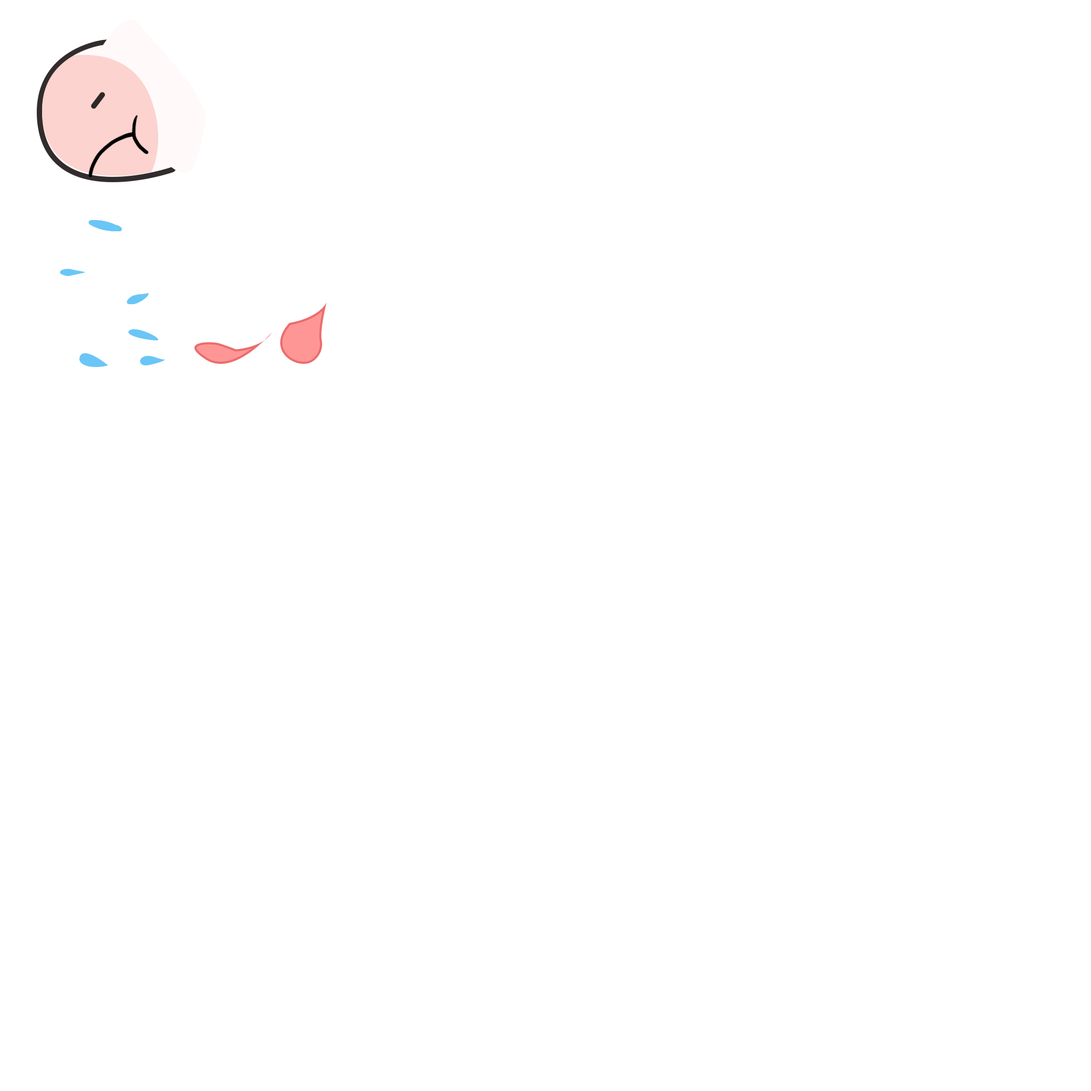
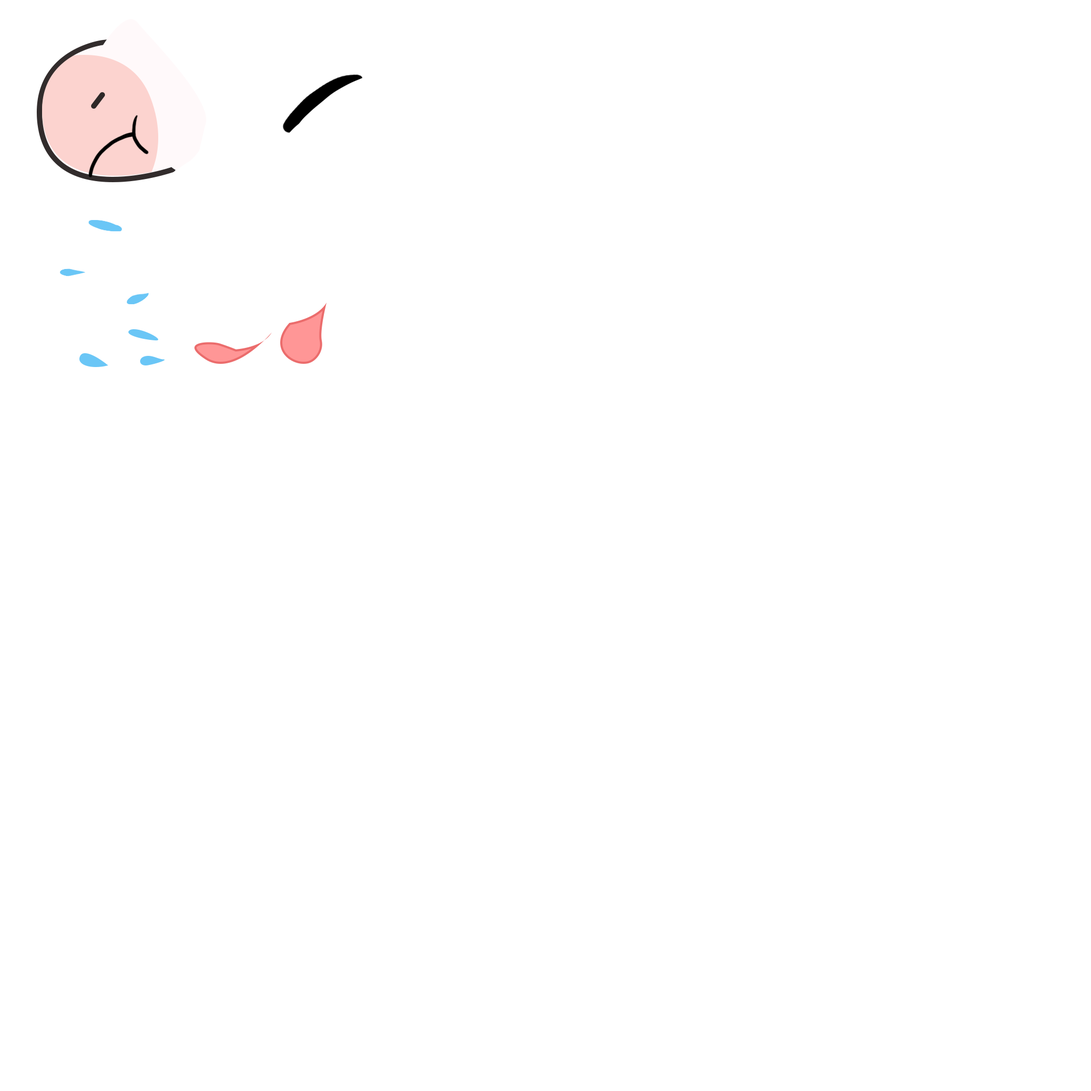
Layers edited between the first and the second (1091, 1091) image:
added layer "Layer 3" above "luoi 2" over <box>282,74,363,134</box>
painted on "Shape 31" over <box>176,151,200,173</box>
